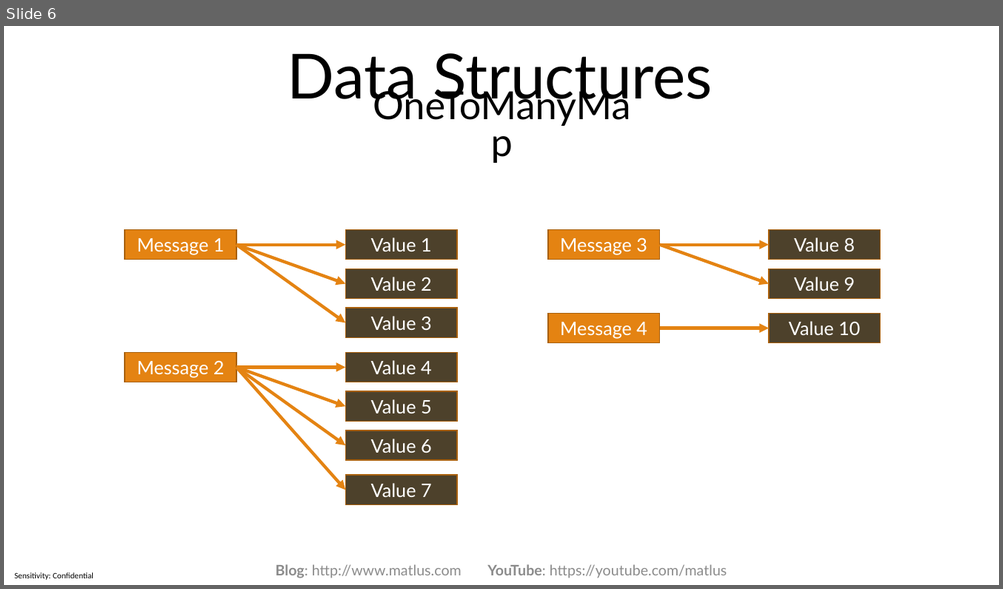
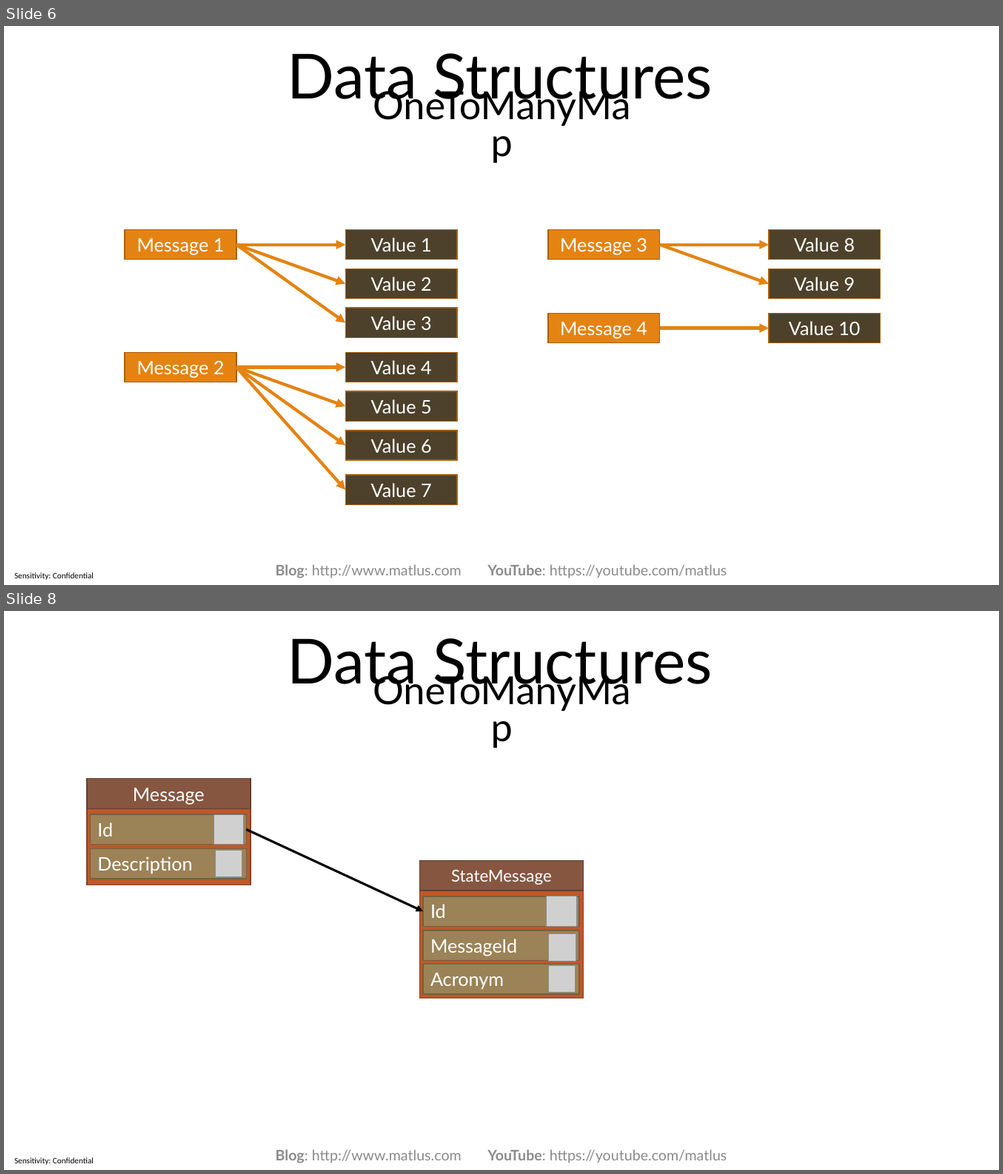
Before and after one commit to RanAvi/OneToManyMapBenchmark, a slide deck: Data Structures.pptx. Shown one above the other, each under a label of ours: slide 6 before the commit, slides 6 and 8 after it; the slides between them are not shown. The pictures are 1003x589 and 1003x1174 pixels, drawn with LibreOffice and Linux fonts; fonts in the diff are those of the drawing; grey boxes stand for pictures. Boxes give left, top, right and bottom in pixels: in the first picture for what was removed or moved away, otherwise in the second. Text is boxed around its words. In the diff, an @@ line names an element or a change of style, - is before the commit and + after.

Commit message:
Added Data Driven (Parameterized) unit tests

```diff
--- a/Data Structures.pptx
+++ b/Data Structures.pptx
@@ slide 8 added at bbox=[4, 611, 999, 1170], background #FFFFFF; not listed: 1 template element that a slide beside it also shows @@
@@ title added at bbox=[287, 638, 713, 695], 60 pt, text #000000 @@
+Data Structures
@@ text added at bbox=[361, 701, 643, 754], 37.4 pt, text #000000 @@
+OneToManyMap
@@ rectangle added at bbox=[87, 779, 250, 809], fill #865640, outline #63402F 1 pt, 18 pt, text #FFFFFF @@
+Message
@@ rectangle added at bbox=[87, 809, 250, 886], fill #BD582C, outline #8C4121 1 pt @@
@@ rectangle added at bbox=[91, 815, 247, 845], fill #9B8357, outline #736140 1 pt, 18 pt, text #FFFFFF @@
+Id
@@ picture added at bbox=[213, 815, 244, 845] @@
@@ arrow added from (247, 829) to (424, 911), #000000 2.25 pt @@
@@ rectangle added at bbox=[91, 849, 247, 879], fill #9B8357, outline #736140 1 pt, 18 pt, text #FFFFFF @@
+Description
@@ picture added at bbox=[215, 851, 242, 877] @@
@@ rectangle added at bbox=[420, 861, 583, 891], fill #865640, outline #63402F 1 pt, 16 pt, text #FFFFFF @@
+StateMessage
@@ rectangle added at bbox=[420, 891, 583, 998], fill #BD582C, outline #8C4121 1 pt @@
@@ rectangle added at bbox=[424, 897, 579, 926], fill #9B8357, outline #736140 1 pt, 18 pt, text #FFFFFF @@
+Id
@@ picture added at bbox=[546, 897, 576, 926] @@
@@ rectangle added at bbox=[424, 931, 579, 961], fill #9B8357, outline #736140 1 pt, 18 pt, text #FFFFFF @@
+MessageId
@@ picture added at bbox=[548, 934, 575, 962] @@
@@ rectangle added at bbox=[424, 964, 579, 994], fill #9B8357, outline #736140 1 pt, 18 pt, text #FFFFFF @@
+Acronym
@@ picture added at bbox=[548, 966, 575, 993] @@
@@ text added at bbox=[276, 1150, 727, 1164], 14 pt, text #8C8C8C @@
+Blog: http://www.matlus.com YouTube: https://youtube.com/matlus
```
Also in this commit, not shown: 2 other slides added, 7 other files.
